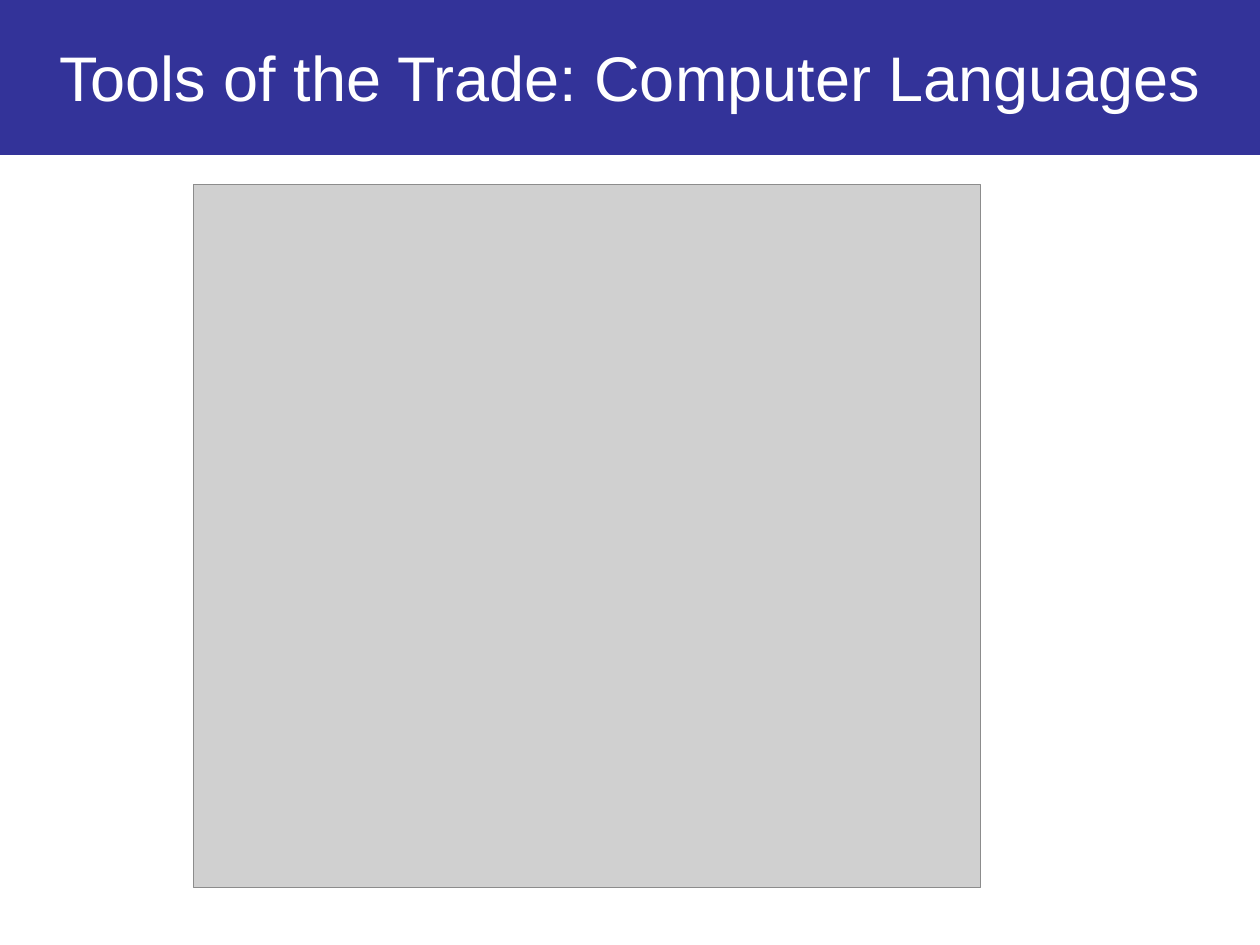
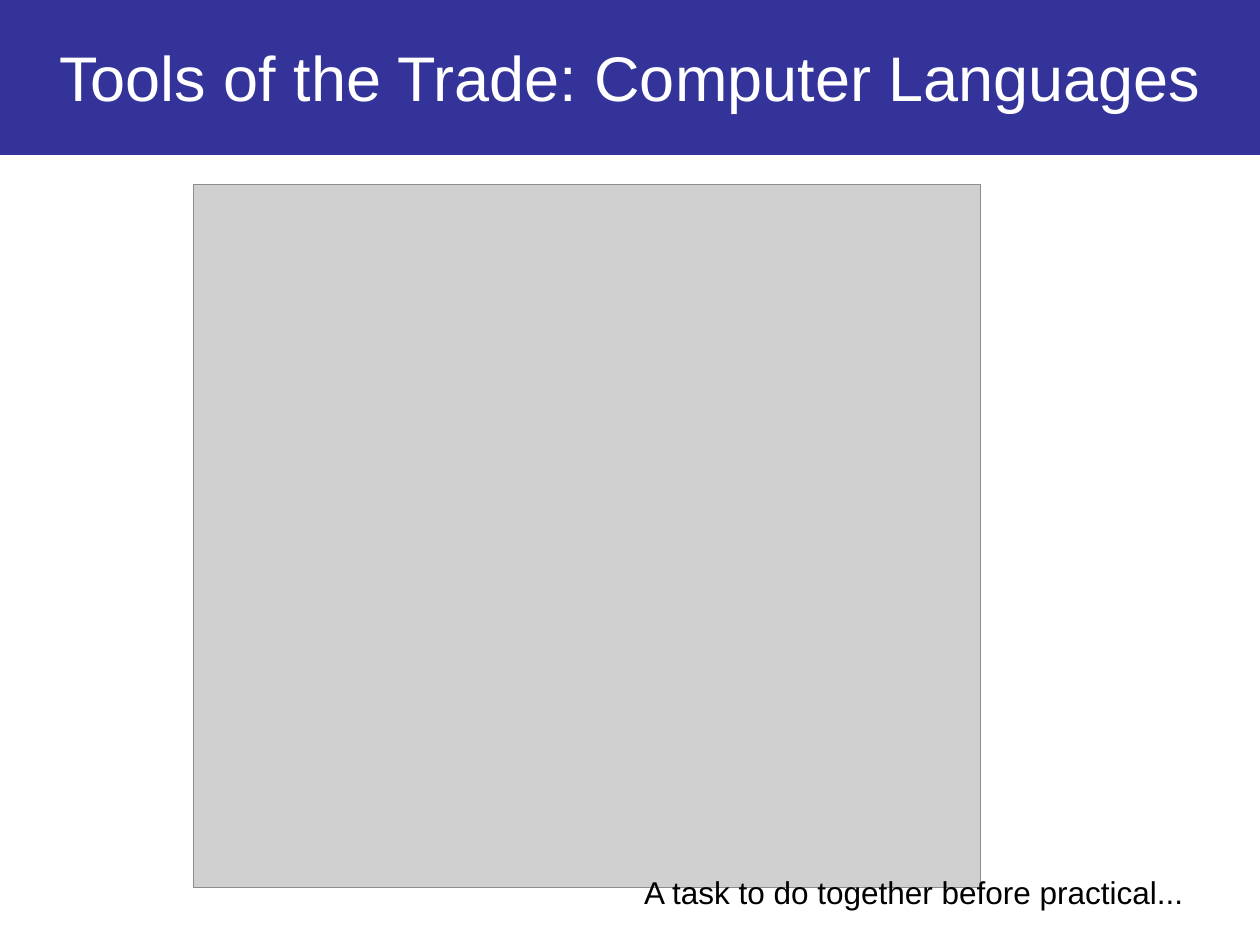
Before and after one commit to UoM-maul1609/paul.connolly.webpages, a slide deck: slide 11 of teaching/eart60071/materials/eart60071_lecture1_asynchronous.ppt (slide 12 before the commit). Drawn at 1260x945 pixels with LibreOffice and Linux fonts; fonts in the diff are those of the drawing; grey boxes stand for pictures. Boxes give left, top, right and bottom in pixels: in the first picture for what was removed or moved away, otherwise in the second. Text is boxed around its words. In the diff, an @@ line names an element or a change of style, - is before the commit and + after.

```diff
--- a/teaching/eart60071/materials/eart60071_lecture1_asynchronous.ppt
+++ b/teaching/eart60071/materials/eart60071_lecture1_asynchronous.ppt
@@ text added at [644,879,1183,910], 18 pt, text #000000 @@
+A task to do together before practical...
```
Also in this commit, not shown: 5 other slides changed, 1 slide added, 2 slides removed, 1 other file.
